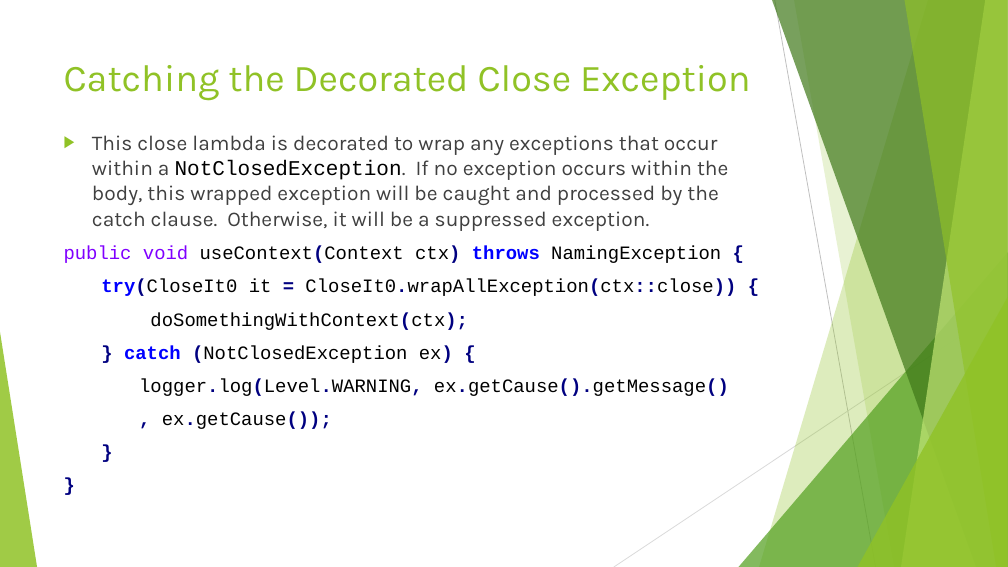
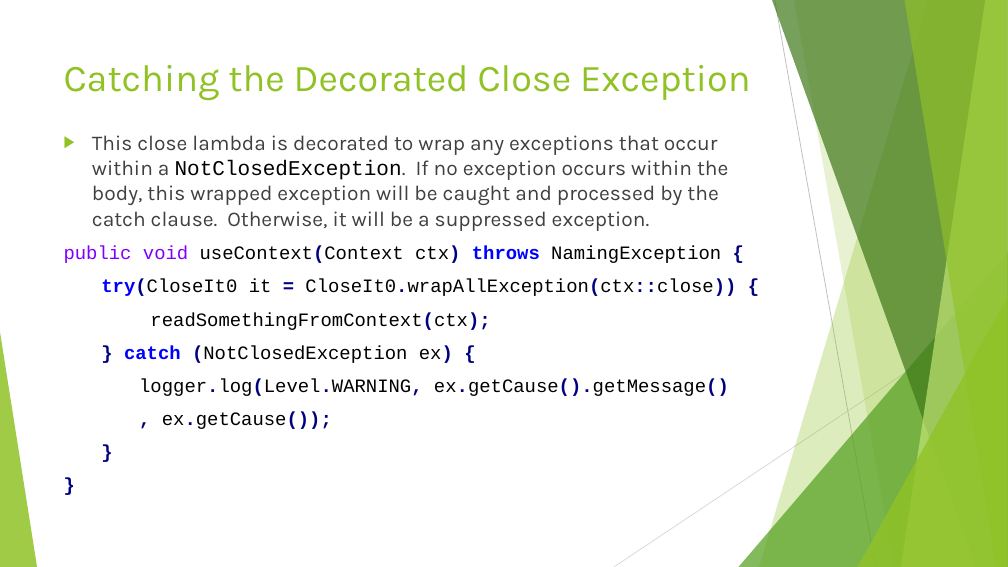
Before and after one commit to RichardRoda/2017-CodePaLOUsa-Lambda, a slide deck: slide 71 of Learning to Love the Lambda in the Stream.pptx (slide 70 before the commit). Drawn at 1008x567 pixels with LibreOffice and Linux fonts; fonts in the diff are those of the drawing. Boxes give left, top, right and bottom in pixels: in the first picture for what was removed or moved away, otherwise in the second. Text is boxed around its words. In the diff, an @@ line names an element or a change of style, - is before the commit and + after.

```diff
--- a/Learning to Love the Lambda in the Stream.pptx
+++ b/Learning to Love the Lambda in the Stream.pptx
@@ text at box(150, 312, 490, 330): text changed @@
-doSomethingWithContext(ctx);
+readSomethingFromContext(ctx);
```
Also in this commit, not shown: 5 other slides changed, 1 slide added.
